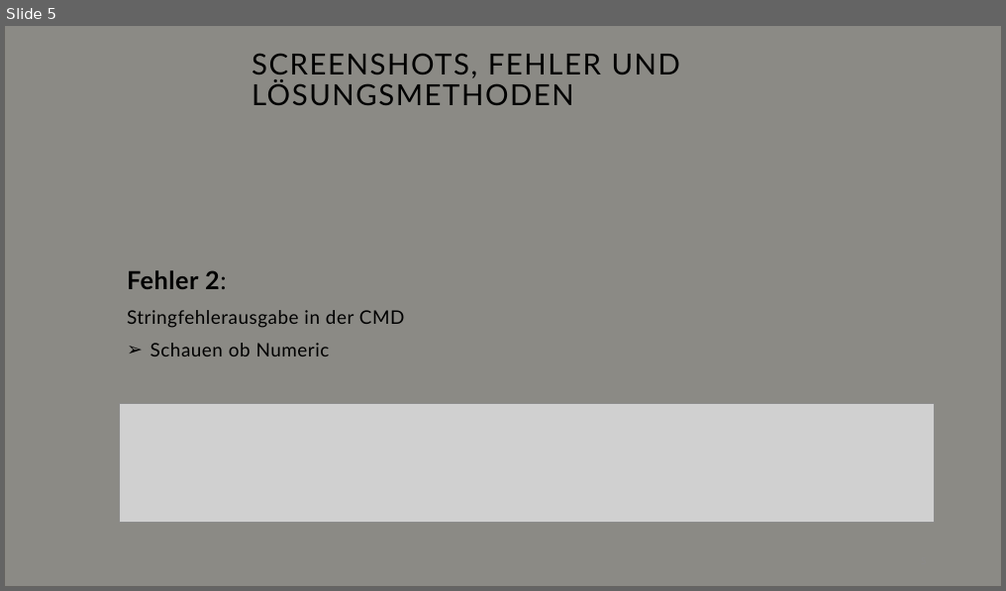
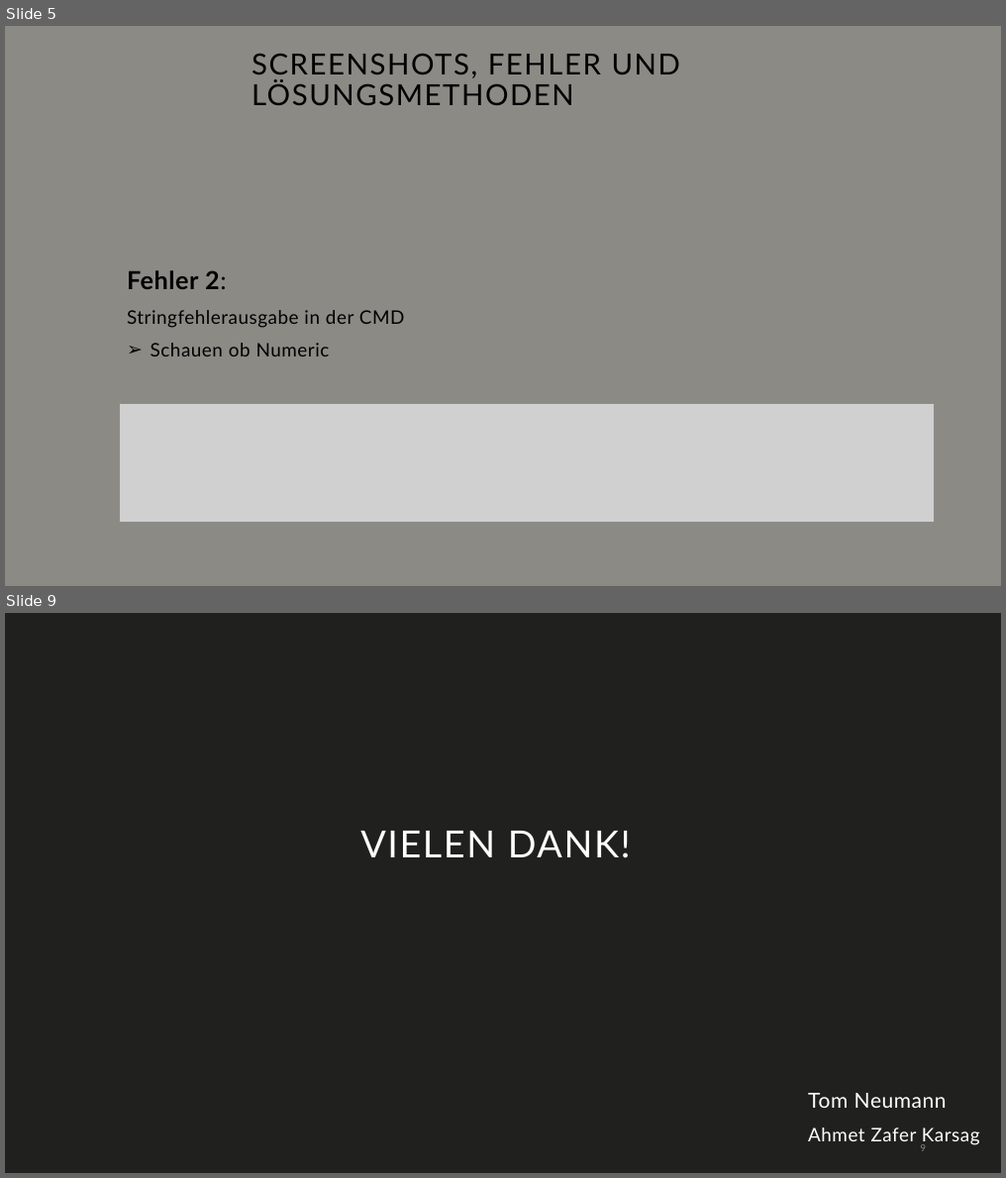
Before and after one commit to SecurityR4t/NotenVerwaltung, a slide deck: ProjektNotenverwaltung.pptx. Shown one above the other, each under a label of ours: slide 5 before the commit, slides 5 and 9 after it; the slides between them are not shown. The pictures are 1006x591 and 1006x1178 pixels, drawn with LibreOffice and Linux fonts; fonts in the diff are those of the drawing; grey boxes stand for pictures; background and template pictures are left out. Boxes give left, top, right and bottom in pixels: in the first picture for what was removed or moved away, otherwise in the second. Text is boxed around its words. In the diff, an @@ line names an element or a change of style, - is before the commit and + after.

```diff
--- a/ProjektNotenverwaltung.pptx
+++ b/ProjektNotenverwaltung.pptx
@@ slide 9 added at [4,613,1002,1174], background #000000 @@
@@ rectangle added at [4,613,1002,1174], fill #E9E6DF at 14% opacity, outline #666562 1 pt @@
@@ title added at [360,831,631,859], 36 pt, text #FFFFFF @@
+VIELEN DANK!
@@ subtitle added at [808,1093,980,1147], 18 pt, text #FFFFFF @@
+Tom Neumann
+Ahmet Zafer Karsag
@@ page number added at [921,1145,926,1152], 9 pt, text #8C8C8C @@
+9
```
Also in this commit, not shown: 1 slide changed, 2 other slides added, 5 slides removed.
